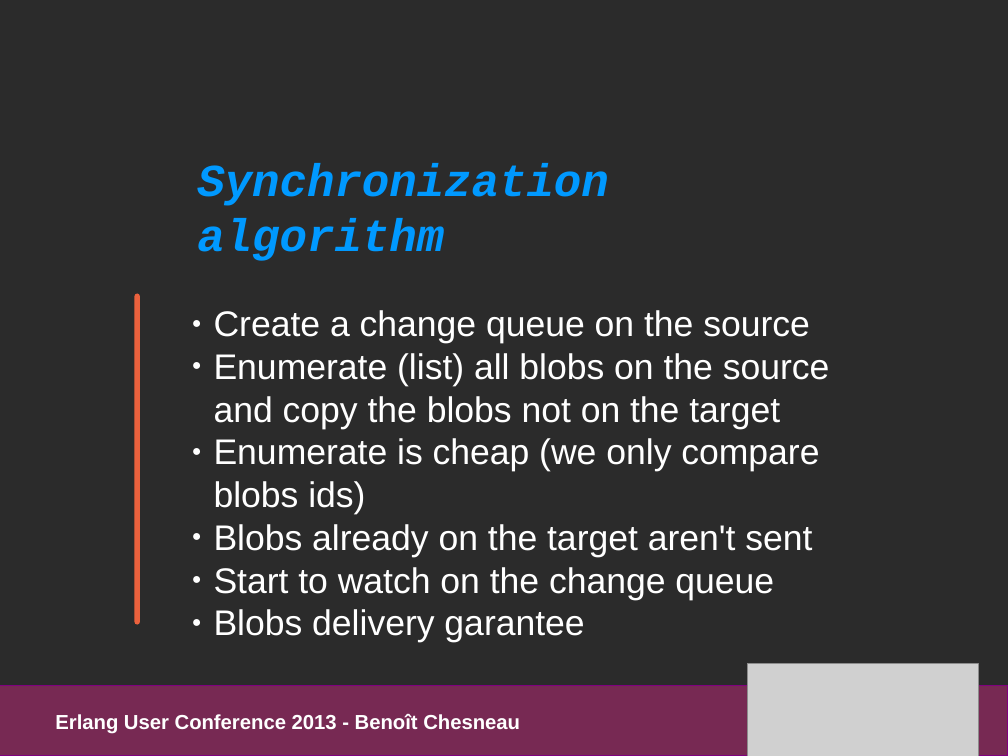
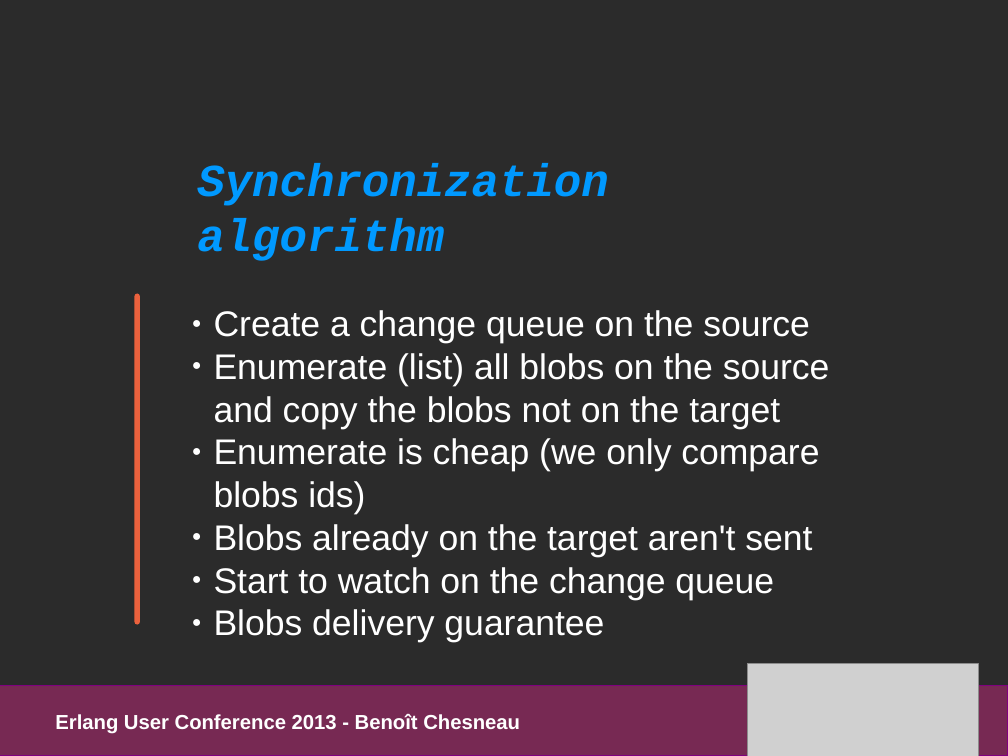
Before and after one commit to refuge/media, a slide deck: slide 15 of slides/pres_refuge_euc2013.odp (slide 11 before the commit). Drawn at 1008x756 pixels with LibreOffice and Linux fonts; fonts in the diff are those of the drawing; grey boxes stand for pictures; background and template pictures are left out; a plain dark background stands for a picture behind light text. Boxes give left, top, right and bottom in pixels: in the first picture for what was removed or moved away, otherwise in the second. Text is boxed around its words. In the diff, an @@ line names an element or a change of style, - is before the commit and + after.

```diff
--- a/slides/pres_refuge_euc2013.odp
+++ b/slides/pres_refuge_euc2013.odp
@@ text at [214,609,604,643]: text changed @@
-● Blobs delivery garantee
+● Blobs delivery guarantee
```
Also in this commit, not shown: 4 other slides changed, 1 other file.
